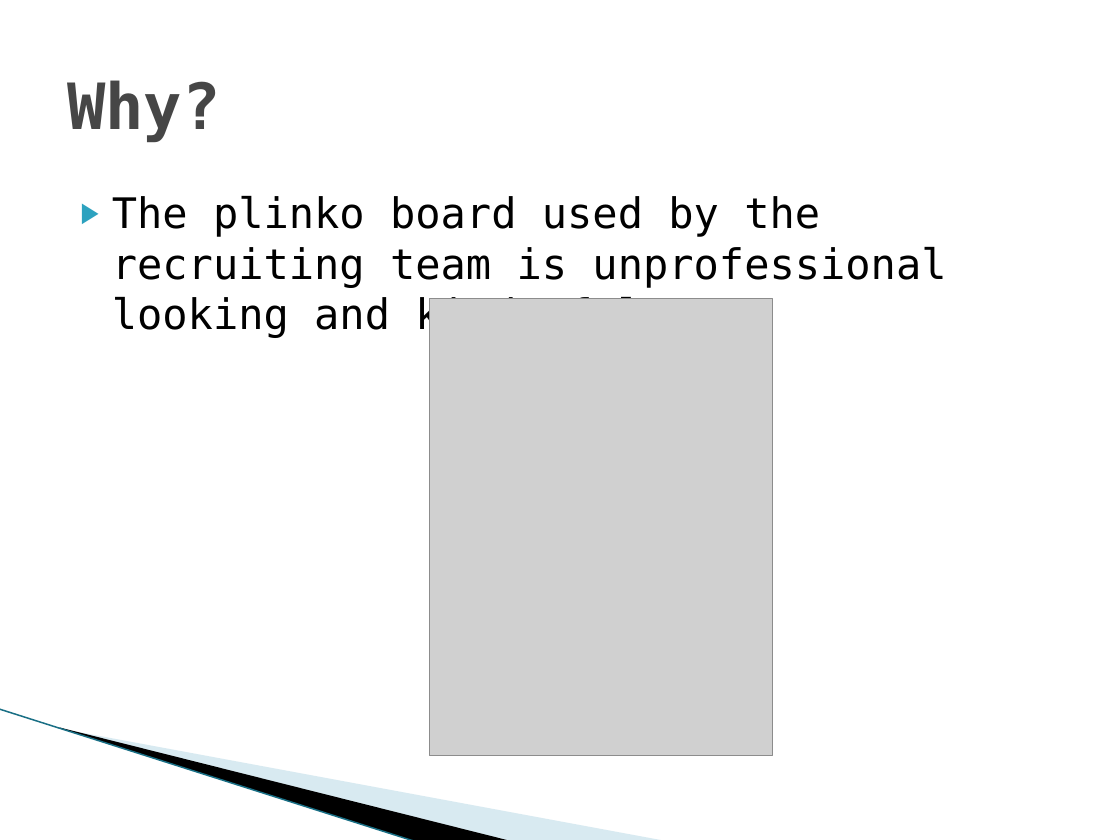
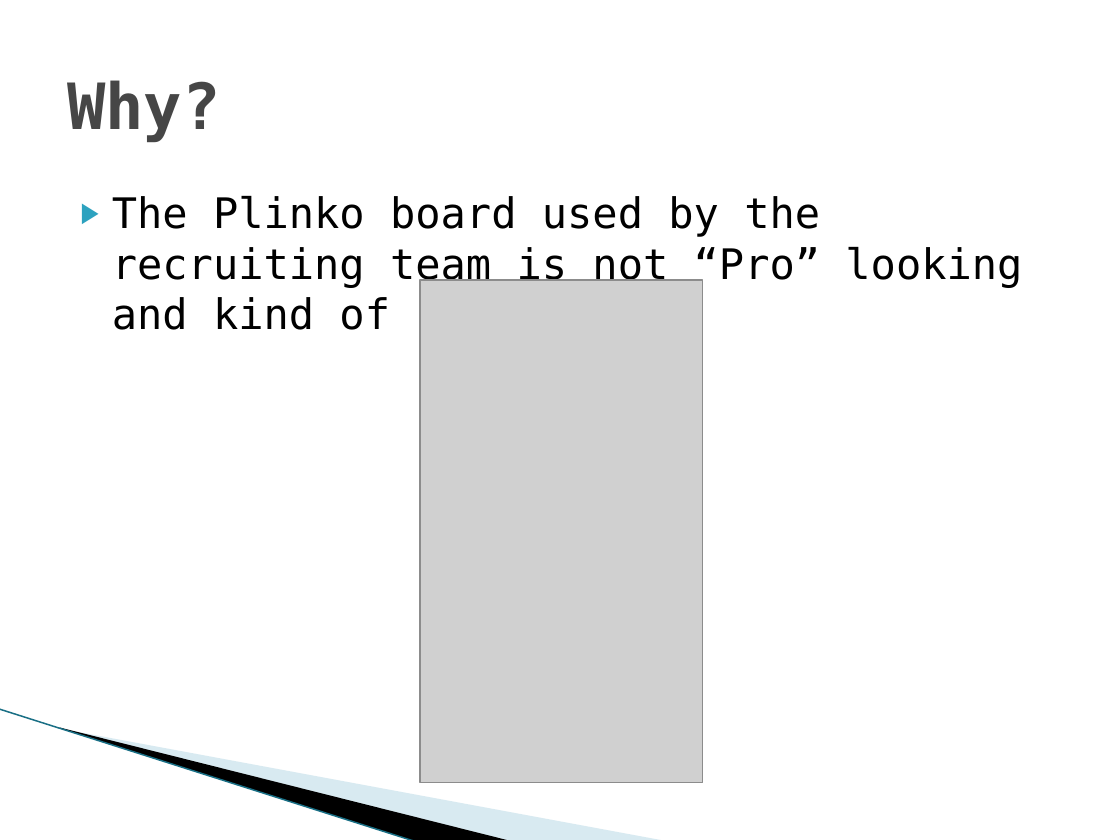
Before and after one commit to niahak/SEPlinko, a slide deck: slide 2 of Presentation.pptx. Drawn at 1120x840 pixels with LibreOffice and Linux fonts; fonts in the diff are those of the drawing; grey boxes stand for pictures; background and template pictures are left out. Boxes give left, top, right and bottom in pixels: in the first picture for what was removed or moved away, otherwise in the second. Text is boxed around its words. In the diff, an @@ line names an element or a change of style, - is before the commit and + after.

```diff
--- a/Presentation.pptx
+++ b/Presentation.pptx
@@ text at <box>112,196,1022,339</box>: text changed @@
-▶ The plinko board used by the recruiting team is unprofessional looking and kind of lame.
+▶ The Plinko board used by the recruiting team is not “Pro” looking and kind of cheesy.
@@ picture: place and size @@
-picture at <box>429,299,772,756</box>
+picture at <box>420,280,703,783</box>
```
Also in this commit, not shown: 2 other slides changed.
